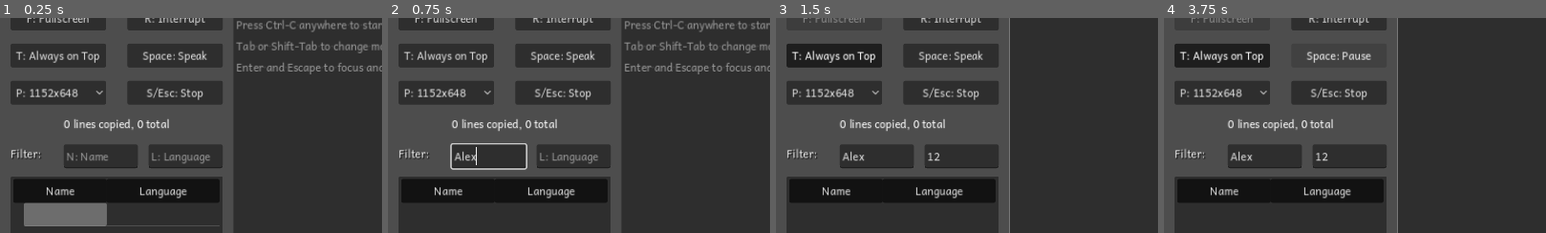
Above: before the commit, frames 1-4 (left to right).
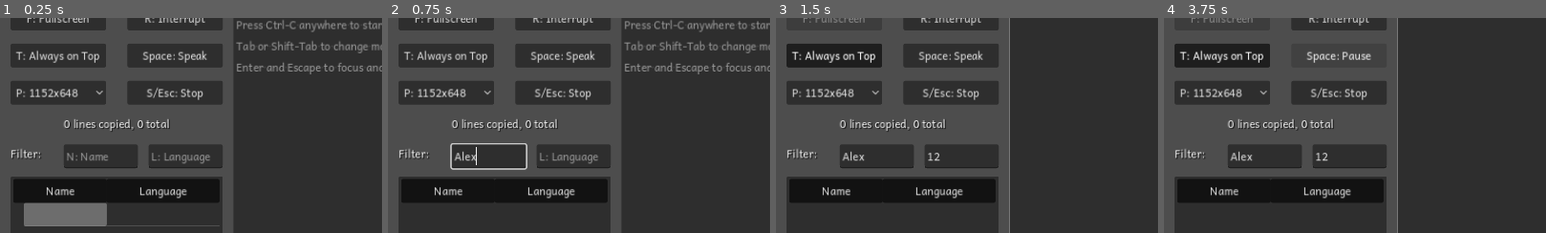
Above: after the commit, the same moments.

Repository: lesleyrs/clipboard-narrator
Game: Godot game, scene res://main.tscn
Two runs of this game, one before a commit and one after it. Both use one fixed random seed, a clock stepped at 60 frames per second and the inputs below.
Inputs (mouse positions are % of the whole screen's width and height, from its top left):
- Up to frame 1 (0.25 s): no input
- Up to frame 2 (0.75 s): click (13, 55) at 0.52 s; type "Alex" at 0.6 s
- Up to frame 3 (1.5 s): click (24, 55) at 0.75 s; type "12" at 0.83 s; click (54, 55) at 0.98 s; type "Alex" at 1.07 s; click "T: Always on Top" at 1.25 s
- Up to frame 4 (3.75 s): click "R: Interrupt" at 2 s; click "S/Esc: Stop" at 2.75 s; click "Space: Speak" at 3.5 s
The pictures show only the part of the screen within x 0-50%, y 22-72%; the shares and areas given below are measured in that part.

The runs differ from the first frame. In frame 1, 0.3% of the frame differs, in the area x 17-45%, y 47-53%; in frame 2, 0.3%; in frame 3, 0.3%; in frame 4, 0.3%.

Commit message:
added shadows to lines counter, renamed title text

Diff:
--- a/main.gd
+++ b/main.gd
@@ -7,7 +7,7 @@
 enum MODES { INTERRUPT, QUEUE, MANUAL }
 var current_mode = MODES.INTERRUPT
 var mode_switch = false
-var current_title = "INTERRUPT MODE"
+var mode_name = "INTERRUPT MODE"
 var stylebox_flat = StyleBoxFlat.new()
 var size_changed = false
 var total_lines = 0
@@ -18,7 +18,7 @@
 # save total_lines/lang/colorpicker/sliders/mode/title/size/ontop/check all settings for loading
 
 # allow changing slider while speaking and stop richtext moving scrollbar or make it follow without stopping
-# web build cuts off speech before finishing help text, and following higlight rarely works.
+# web build cuts off speech before finishing help text, and following highlight rarely works.
 # https://github.com/godotengine/godot-demo-projects/pull/744 can't find non-english voices on windows at least
 # https://github.com/godotengine/godot/issues/39144 interrupt voice breaks the yellow highlight + can't scroll at all?
 # https://github.com/godotengine/godot/issues/3985 no smart word wrap mode for textedit
@@ -47,7 +47,7 @@
 	stylebox_flat.border_color = Color.WHITE
 	$RichTextLabel.add_theme_stylebox_override("normal", stylebox_flat)
 
-	DisplayServer.window_set_title("Clipboard Narrator - %s" % current_title)
+	DisplayServer.window_set_title("Clipboard Narrator - %s" % mode_name)
 	voices = DisplayServer.tts_get_voices()
 	var root = $Tree.create_item()
 	$Tree.set_hide_root(true)
@@ -75,24 +75,24 @@
 	DisplayServer.tts_set_utterance_callback(DisplayServer.TTS_UTTERANCE_BOUNDARY, Callable(self, "_on_utterance_boundary"))
 
 func _unhandled_input(_event):
-	DisplayServer.window_set_title("Clipboard Narrator - %s" % current_title)
+	DisplayServer.window_set_title("Clipboard Narrator - %s" % mode_name)
 	if Input.is_action_just_pressed("tts_shift_tab") and !$Utterance.has_focus():
 		var voice = DisplayServer.tts_get_voices_for_language("en")
 		if !voice.is_empty():
 			match current_mode:
 				0:
 					current_mode = MODES.MANUAL
-					current_title = "MANUAL MODE"
+					mode_name = "MANUAL MODE"
 					ut_map[id] = "MANUAL MODE"
 					DisplayServer.tts_speak("MANUAL MODE", voice[0], $HSliderVolume.value, $HSliderPitch.value, $HSliderRate.value, id, true)
 				1:
 					current_mode = MODES.INTERRUPT
-					current_title = "INTERRUPT MODE"
+					mode_name = "INTERRUPT MODE"
 					ut_map[id] = "INTERRUPT MODE"
 					DisplayServer.tts_speak("INTERRUPT MODE", voice[0], $HSliderVolume.value, $HSliderPitch.value, $HSliderRate.value, id, true)
 				2:
 					current_mode = MODES.QUEUE
-					current_title = "QUEUE MODE"
+					mode_name = "QUEUE MODE"
 					ut_map[id] = "QUEUE MODE"
 					DisplayServer.tts_speak("QUEUE MODE", voice[0], $HSliderVolume.value, $HSliderPitch.value, $HSliderRate.value, id, true)
 			mode_switch = true
@@ -104,17 +104,17 @@
 			match current_mode:
 				0:
 					current_mode = MODES.QUEUE
-					current_title = "QUEUE MODE"
+					mode_name = "QUEUE MODE"
 					ut_map[id] = "QUEUE MODE"
 					DisplayServer.tts_speak("QUEUE MODE", voice[0], $HSliderVolume.value, $HSliderPitch.value, $HSliderRate.value, id, true)
 				1:
 					current_mode = MODES.MANUAL
-					current_title = "MANUAL MODE"
+					mode_name = "MANUAL MODE"
 					ut_map[id] = "MANUAL MODE"
 					DisplayServer.tts_speak("MANUAL MODE", voice[0], $HSliderVolume.value, $HSliderPitch.value, $HSliderRate.value, id, true)
 				2:
 					current_mode = MODES.INTERRUPT
-					current_title = "INTERRUPT MODE"
+					mode_name = "INTERRUPT MODE"
 					ut_map[id] = "INTERRUPT MODE"
 					DisplayServer.tts_speak("INTERRUPT MODE", voice[0], $HSliderVolume.value, $HSliderPitch.value, $HSliderRate.value, id, true)
 			mode_switch = true
@@ -297,7 +297,7 @@
 				id += 1
 
 func _on_button_int_speak_pressed():
-#	if DisplayServer.tts_is_speaking(): # bad workaround to fix higlight because then you have to press r twice.
+#	if DisplayServer.tts_is_speaking(): # bad workaround to fix highlight because then you have to press r twice.
 #		DisplayServer.tts_stop()
 #	else:
 #		$ButtonToggle.text = "Space: Pause"
--- a/main.tscn
+++ b/main.tscn
@@ -125,6 +125,8 @@
 offset_top = 288.0
 offset_right = 336.0
 offset_bottom = 323.0
+theme_override_colors/font_shadow_color = Color(0, 0, 0, 1)
+theme_override_constants/shadow_outline_size = 1
 text = "0 lines copied, 0 total"
 horizontal_alignment = 1
 vertical_alignment = 1
